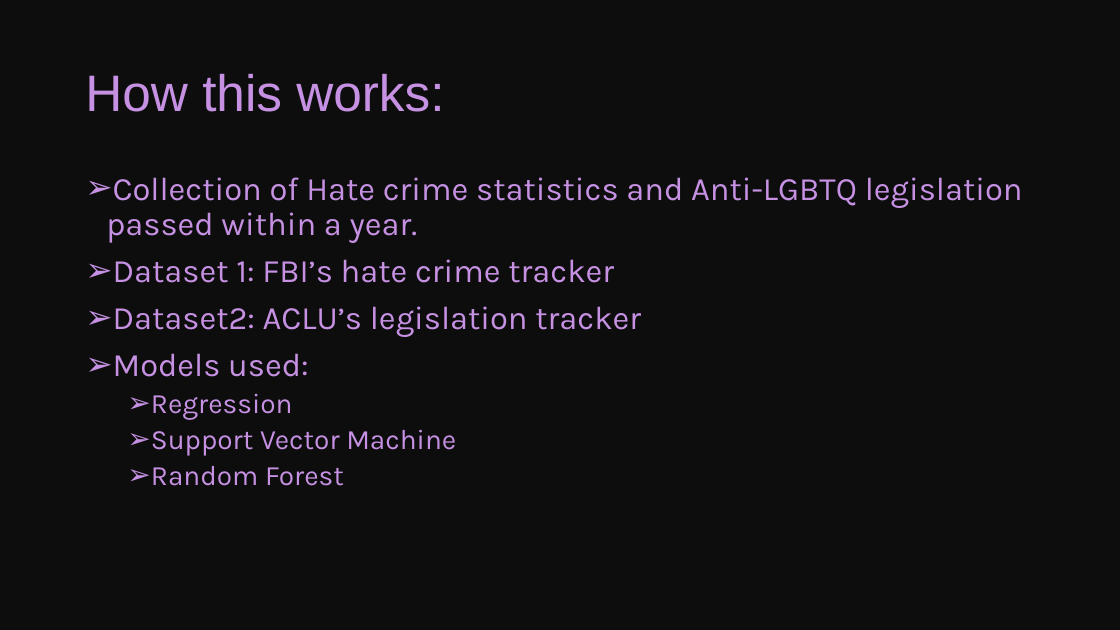
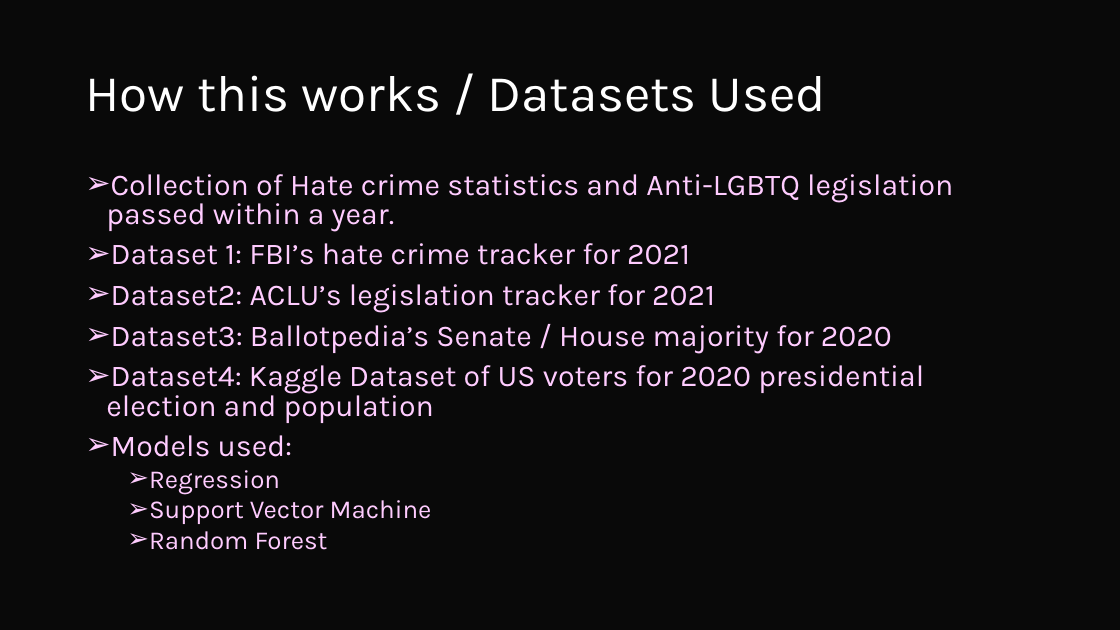
Before and after one commit to kelvinnn25/antilgbtqlegislationandcrimes, a slide deck: slide 3 of presentation.pptx (slide 2 before the commit). Drawn at 1120x630 pixels with LibreOffice and Linux fonts; fonts in the diff are those of the drawing; background and template pictures are left out; a plain dark background stands for a picture behind light text. Boxes give left, top, right and bottom in pixels: in the first picture for what was removed or moved away, otherwise in the second. Text is boxed around its words. In the diff, an @@ line names an element or a change of style, - is before the commit and + after.

```diff
--- a/presentation.pptx
+++ b/presentation.pptx
@@ rectangle at [0,0,1120,630]: fill #000000 at 69% opacity to #000000 at 79% opacity @@
@@ title at [85,75,826,112]: text changed; font Arial to Karla; text colour #C691E3 to #FFFFFF @@
-How this works:
+How this works / Datasets Used
@@ text at [106,174,953,550]: size 28 to 25.9 pt in "Collection of Hate crime statistics and Anti-LGBTQ ...", "Models used:"; text colour #C691E3 to #FFCCFF in "Collection of Hate crime statistics and Anti-LGBTQ ...", "Models used:", "Regression", "Support Vector Machine" and 1 more places; size 24 to 22.2 pt in "Regression", "Support Vector Machine", "Random Forest"; line spacing 0.9 to 0.8 @@
@@ text at [106,243,924,423]: text changed; size 28 to 25.9 pt; text colour #C691E3 to #FFCCFF @@
-➢ Dataset 1: FBI’s hate crime tracker
-➢ Dataset2: ACLU’s legislation tracker
+➢ Dataset 1: FBI’s hate crime tracker for 2021
+➢ Dataset2: ACLU’s legislation tracker for 2021
+➢ Dataset3: Ballotpedia’s Senate / House majority for 2020
+➢ Dataset4: Kaggle Dataset of US voters for 2020 presidential election and population
```
Also in this commit, not shown: 7 slides added, 1 slide removed, 1 other file.
